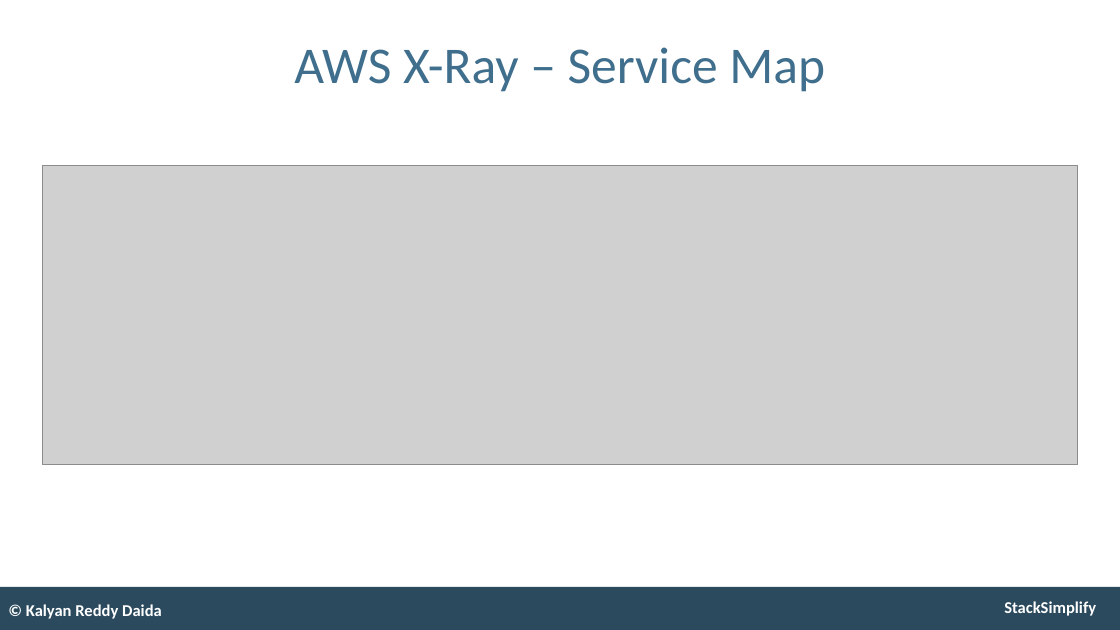
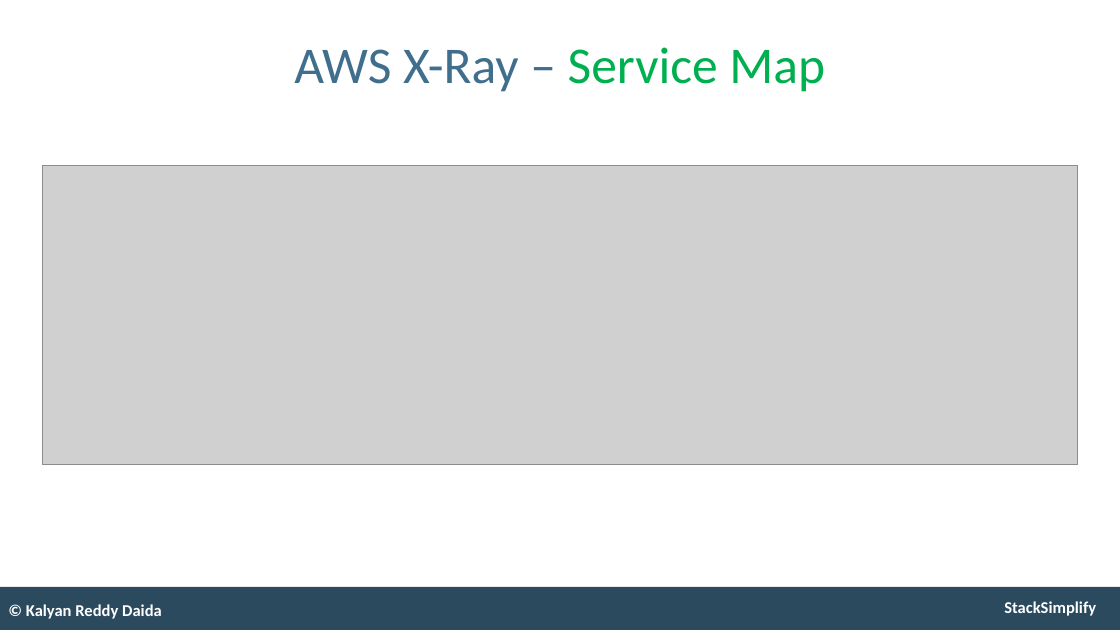
Before and after one commit to talvionyx/aws-eks-kubernetes-masterclass, a slide deck: slide 159 of presentation/AWS-Fargate-and-EKS-Masterclass.pptx (slide 155 before the commit). Drawn at 1120x630 pixels with LibreOffice and Linux fonts; fonts in the diff are those of the drawing; grey boxes stand for pictures. Boxes give left, top, right and bottom in pixels: in the first picture for what was removed or moved away, otherwise in the second. Text is boxed around its words. In the diff, an @@ line names an element or a change of style, - is before the commit and + after.

```diff
--- a/presentation/AWS-Fargate-and-EKS-Masterclass.pptx
+++ b/presentation/AWS-Fargate-and-EKS-Masterclass.pptx
@@ title "AWS X-Ray – Service Map" at bbox=[294, 47, 825, 92]: text colour #406F8D to #00B050 in "Service Map" @@
```
Also in this commit, not shown: 6 other slides changed, 7 slides added, 1 slide removed, 1 other file.
